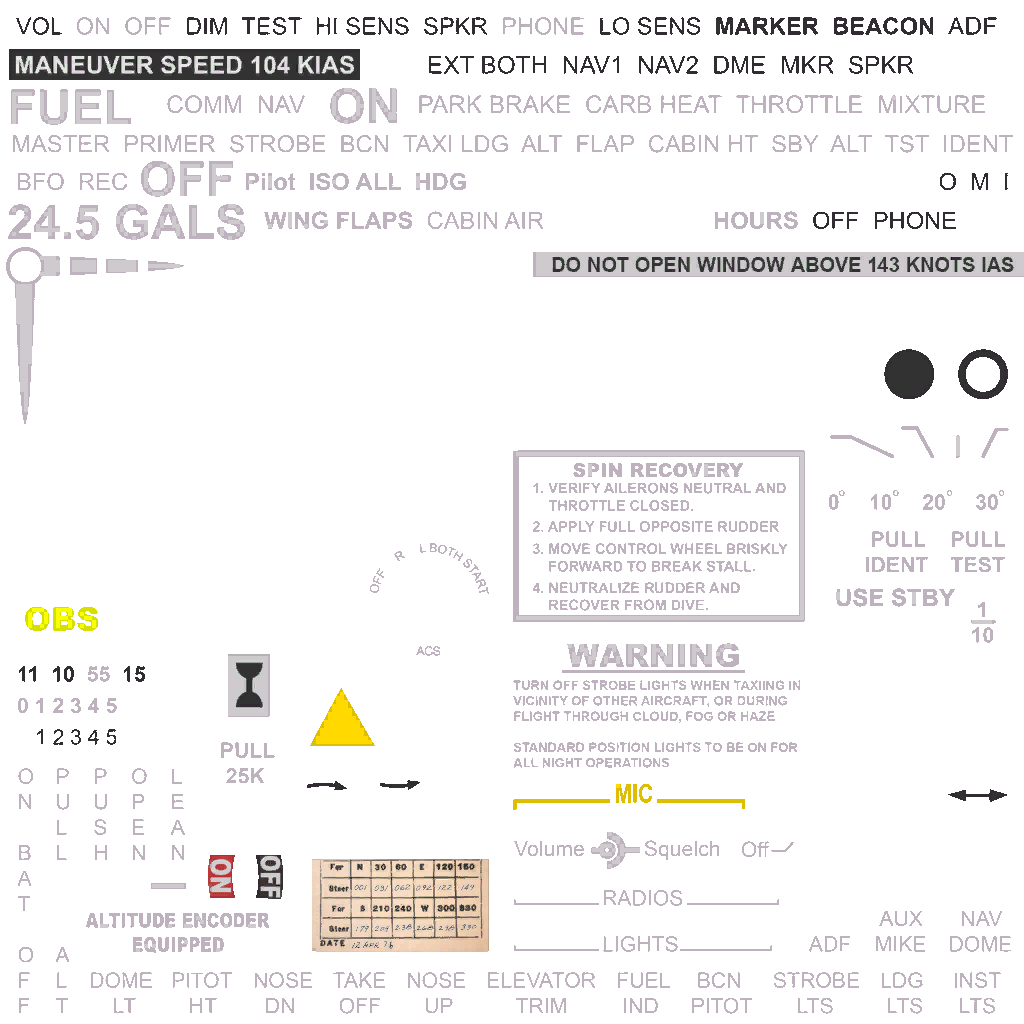
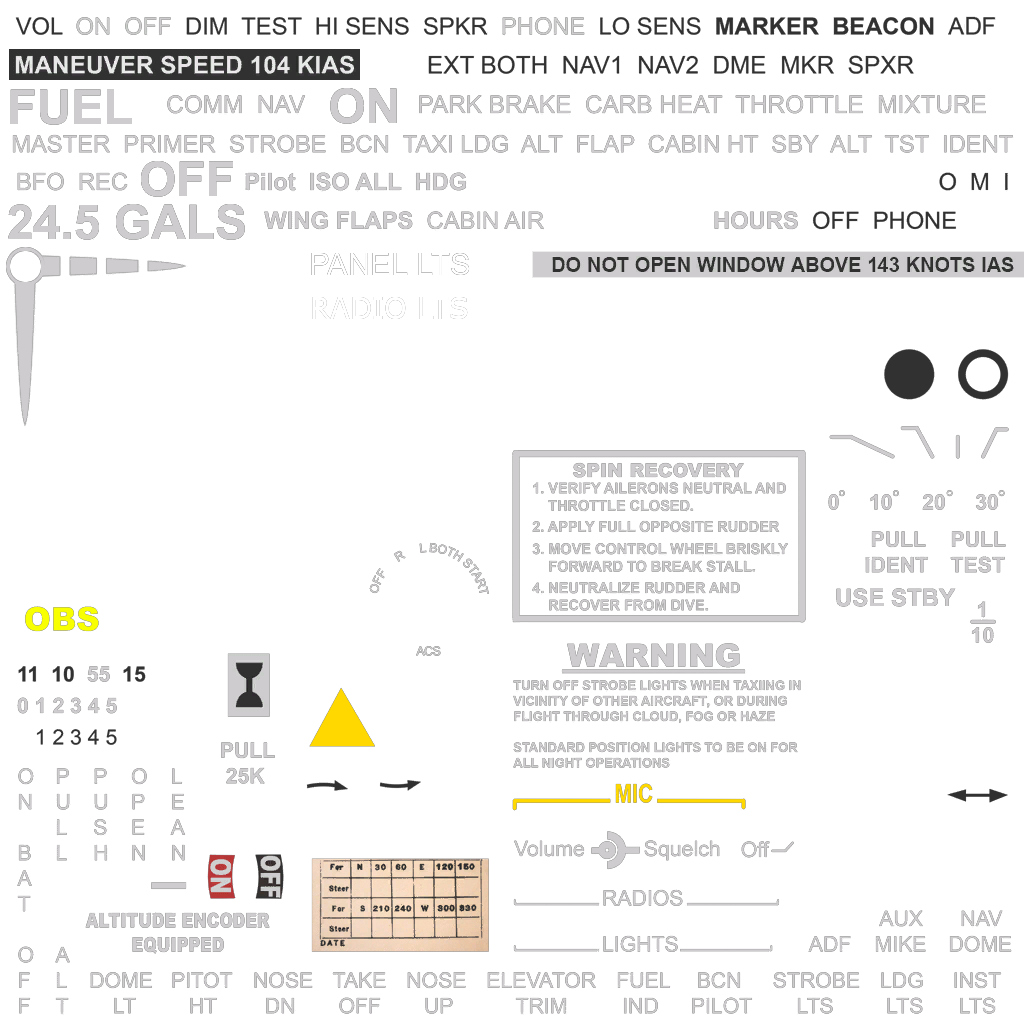
Two versions of the same layered image (1024px x 1024px). Layer-by-layer changes:
renamed "CESSNA_152_COCKPIT_DECALS_ALBD.PNG" to "CESSNA_152_COCKPIT_DECALS_ALBD.TIF", moved it above "PANEL LTS", painted on it over box(6, 16, 1024, 1015)
